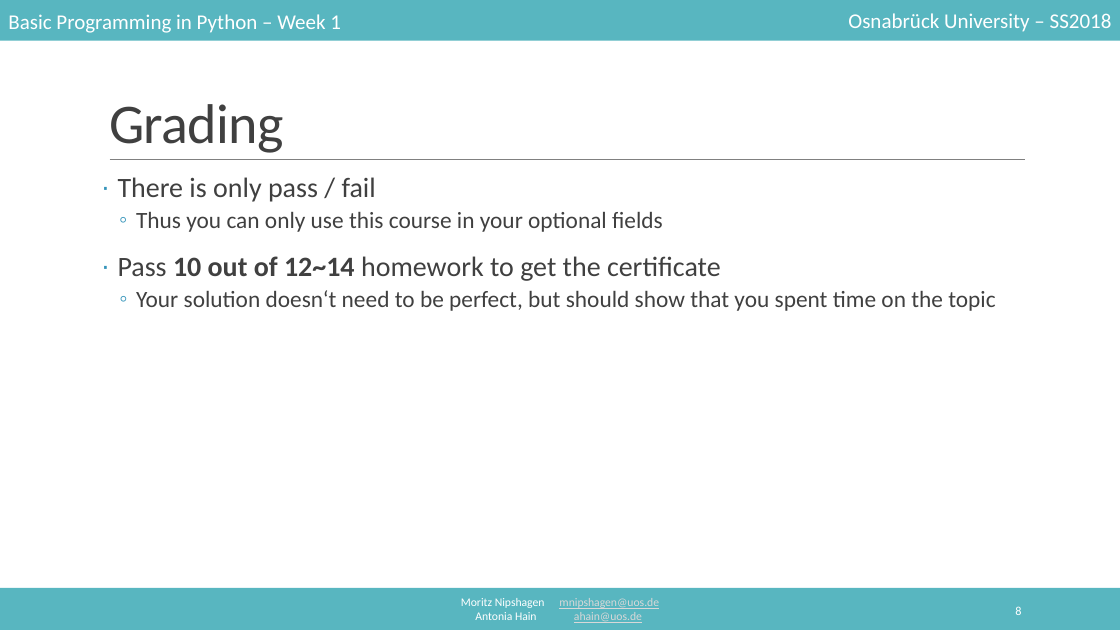
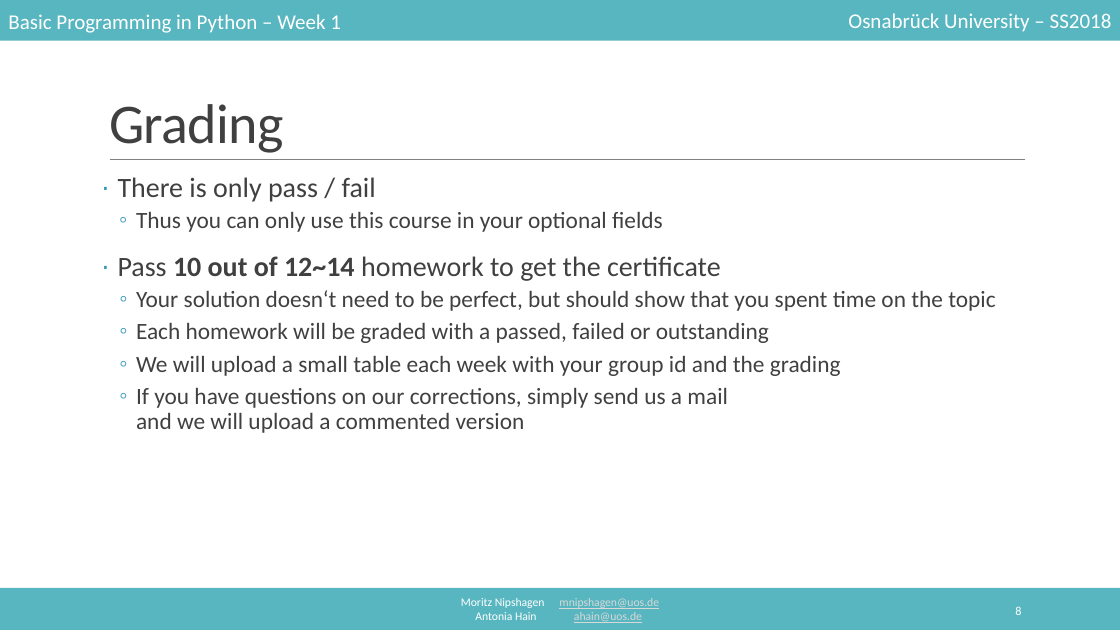
Before and after one commit to mnipshagen/monty, a slide deck: slide 8 of 2018/01/Hello_World.pptx. Drawn at 1120x630 pixels with LibreOffice and Linux fonts; fonts in the diff are those of the drawing. Boxes give left, top, right and bottom in pixels: in the first picture for what was removed or moved away, otherwise in the second. Text is boxed around its words. In the diff, an @@ line names an element or a change of style, - is before the commit and + after.

```diff
--- a/2018/01/Hello_World.pptx
+++ b/2018/01/Hello_World.pptx
@@ text at (136, 323, 841, 433): paragraphs added @@
+  ◦ Each homework will be graded with a passed, failed or outstanding
+  ◦ We will upload a small table each week with your group id and the grading
+  ◦ If you have questions on our corrections, simply send us a mail
+    and we will upload a commented version
```
Also in this commit, not shown: 13 other slides changed, 3 slides added, 1 slide removed, 2 other files.
